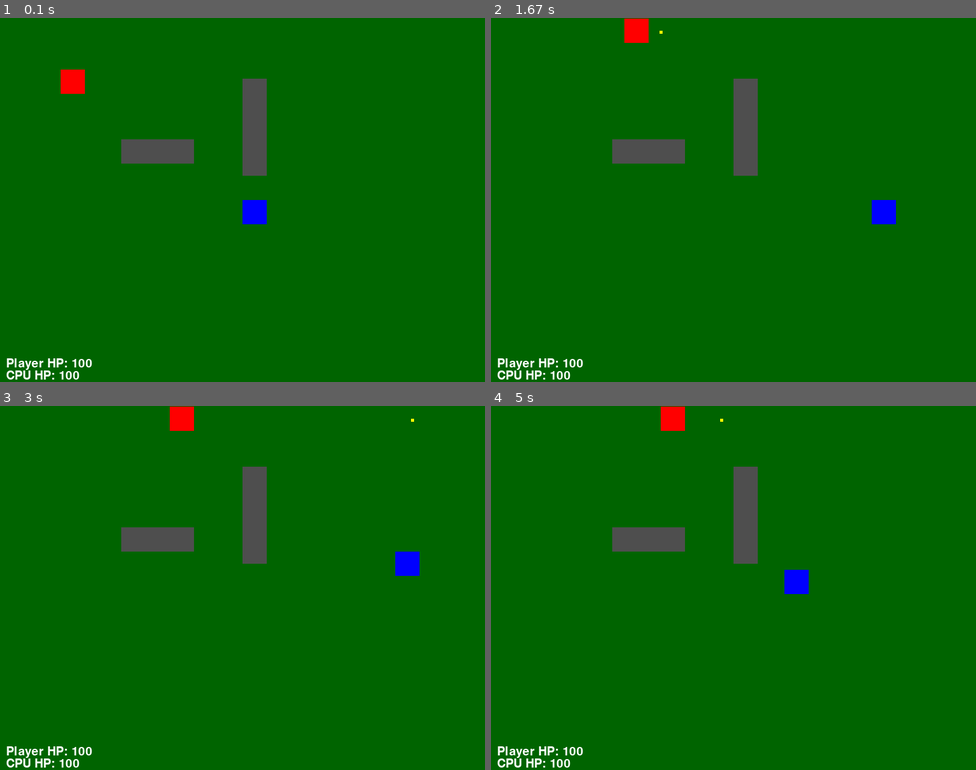
Above: before the commit, frames 1-4 (two rows, left to right).
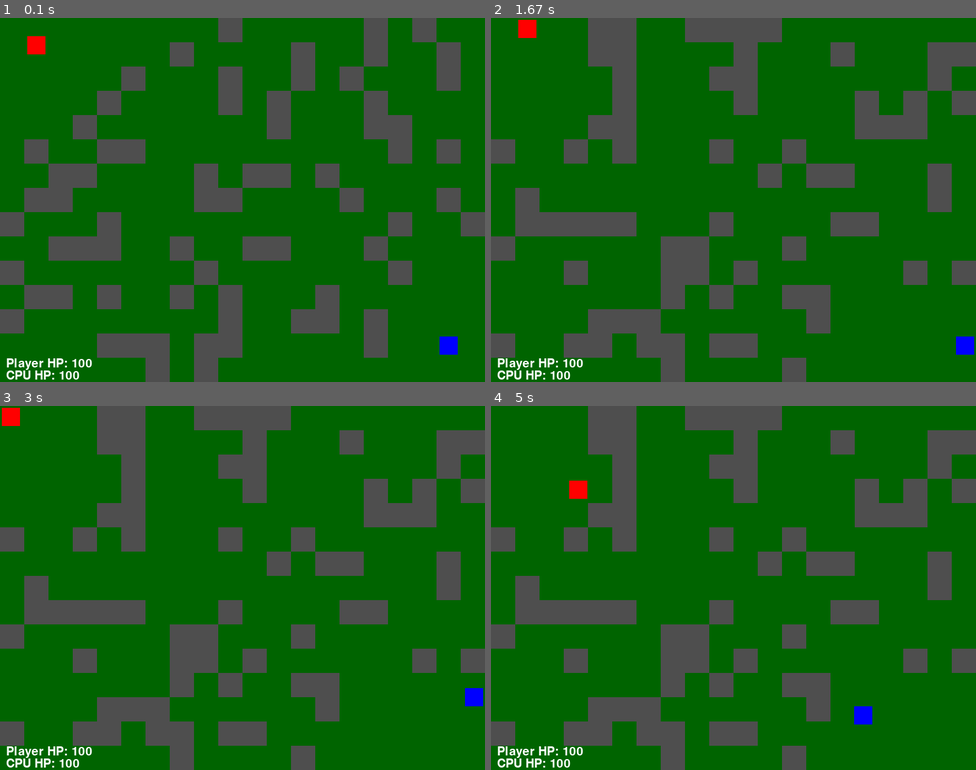
Above: after the commit, the same moments.

Repository: pavlem00/tank-wars-pygame
Game: pygame game, started from main.py
Same seed, same stepped clock (60 frames per second), same inputs: the game is played once before the commit and once after it.
Inputs:
- Up to frame 1 (0.1 s): no input
- Up to frame 2 (1.67 s): hold R 0.33-0.8 s; hold D 0.33-0.8 s; hold R 0.83-1.3 s; hold D 0.83-1.3 s; hold R from 1.33 s (still down); hold D from 1.33 s (still down)
- Up to frame 3 (3 s): release R at 1.8 s; release D at 1.8 s; tap Space at 1.83 s; hold W from 2.67 s (still down)
- Up to frame 4 (5 s): release W at 3.13 s; hold A 3.67-4.2 s; hold S 4.23-4.53 s; hold A 4.57-4.97 s

The runs differ from the first frame. In frame 1, 26% of the frame differs, in the area x 0-100%, y 0-100%; in frame 2, 25%; in frame 3, 26%; in frame 4, 26%.

Commit message:
Added restart system, grid, and random wall genrating

Diff:
--- a/main.py
+++ b/main.py
@@ -4,11 +4,126 @@
 from bullet import Bullet
 from enemy import Enemy
 from wall import Wall
+import random
+from collections import deque
 pygame.init()
 
-
+#Screen dimensions
 screen_width=800
 screen_height=600
+
+#map dimensions
+grid_size=40
+cols=screen_width//grid_size
+rows=screen_height//grid_size
+
+player_spawn=(18, 13)
+enemy_spawn=(1,1)
+tank_offset=(grid_size-30)//2
+
+
+#Checking spawn zone, so no walls generate in player/enemy spawning zone
+def check_spawn_zone(x, y):
+    px, py = player_spawn
+    ex, ey = enemy_spawn
+
+    if abs(x-px) <= 2 and abs(y-py) <= 2:
+        return True
+
+    if abs(x-ex) <= 2 and abs(y-ey) <= 2:
+        return True
+
+    return False
+
+
+#Helper function to check if path between enemy and player exists
+#Walls should not block path between enemy and player
+#Practically BFS algorithm
+def path_check(grid):
+    queue = deque()
+    queue.append(enemy_spawn)
+
+    visited=set()
+    visited.add(enemy_spawn)
+
+    directions=[(1,0),(-1,0),(0,1),(0,-1)]
+
+    while len(queue) > 0:
+        current=queue.popleft()
+
+        x=current[0]
+        y=current[1]
+
+        if x == player_spawn[0] and y == player_spawn[1]:
+            return True
+
+        for direction in directions:
+            dx = direction[0]
+            dy = direction[1]
+
+            nx = x + dx
+            ny = y + dy
+
+            if nx < 0 or nx >= cols:
+                continue
+
+            if ny < 0 or ny >= rows:
+                continue
+
+            if grid[ny][nx] == 1:
+                continue
+
+            if (nx, ny) in visited:
+                continue
+
+            visited.add((nx,ny))
+            queue.append((nx,ny))
+
+    return False
+
+#Helper function for grid generator
+#Generating grid for walls, but checking if path between player and enemy exists
+def generate_grid():
+    while True:
+
+        grid=[]
+
+        for y in range(rows):
+            row = []
+            for x in range(cols):
+                row.append(0)
+            grid.append(row)
+
+        for y in range(rows):
+            for x in range(cols):
+                if check_spawn_zone(x, y):
+                    continue
+
+
+                chance=random.random()
+
+                if chance < 0.25:
+                    grid[y][x] = 1
+
+        if path_check(grid):
+            return grid
+
+
+def grid_to_walls(grid):
+    walls = []
+
+    for y in range(rows):
+        for x in range(cols):
+
+            if grid[y][x] == 1:
+                wall_x=x*grid_size
+                wall_y=y*grid_size
+
+                wall = Wall(wall_x, wall_y, grid_size, grid_size)
+
+                walls.append(wall)
+
+    return walls
 
 
 
@@ -30,27 +145,23 @@
     )
     screen.blit(player_health_text, (10,screen_height-40))
 
-    enemy_health_text=pygame.font.SysFont('comiscsans', 30).render(
+    enemy_health_text=pygame.font.SysFont('comicsans', 30).render(
         "CPU HP: "+str(enemy.health), 1, (255,255,255)
     )
     screen.blit(enemy_health_text, (10, screen_height-20))
 
-
-    pygame.display.flip()
 
 #result text draw on screen
 def draw_result(screen, game_result):
     if game_result == "WIN":
         text=pygame.font.SysFont('comicsans', 60).render(
-            "YOU WIN!", 1, (0, 0, 255)
+            "YOU WIN! Press R", 1, (0, 0, 255)
         )
     else:
         text=pygame.font.SysFont('comicsans', 60).render(
-            "GAME OVER!", 1, (255, 0, 0)
+            "GAME OVER! Press R", 1, (255, 0, 0)
         )
     screen.blit(text, (screen_width//2-text.get_width()//2, screen_height//2-text.get_height()//2))
-    pygame.display.flip()
-    pygame.time.delay(3000)
 
 
 #Bullet moving update
@@ -74,15 +185,16 @@
 
 def main():
 
-
     screen=pygame.display.set_mode((screen_width, screen_height))
     pygame.display.set_caption("Tank Wars")
 
-    player=Player(400, 300)
-    enemy=Enemy(100, 100)
+    player=Player(player_spawn[0]*grid_size+tank_offset, player_spawn[1]*grid_size+tank_offset)
+    enemy=Enemy(enemy_spawn[0]*grid_size+tank_offset, enemy_spawn[1]*grid_size+tank_offset)
     player_bullets=[]
     enemy_bullets=[]
-    walls = [Wall(200, 200), Wall(240, 200), Wall(280, 200), Wall(400,100,40,160)]
+    #walls = [Wall(200, 200), Wall(240, 200), Wall(280, 200), Wall(400,100,40,160)]
+    grid=generate_grid()
+    walls=grid_to_walls(grid)
     clock=pygame.time.Clock()
 
 
@@ -95,12 +207,30 @@
             if event.type == pygame.QUIT:
                 run = False
             if event.type == pygame.KEYDOWN:
+                if event.key == pygame.K_r:
+                    grid = generate_grid()
+                    walls = grid_to_walls(grid)
+
+                    player = Player(player_spawn[0]*grid_size+tank_offset, player_spawn[1]*grid_size+tank_offset)
+                    enemy = Enemy(enemy_spawn[0]*grid_size+tank_offset, enemy_spawn[1]*grid_size+tank_offset)
+
+                    player_bullets.clear()
+                    enemy_bullets.clear()
+
+                    game_result = None
                 if event.key == pygame.K_SPACE:
                     current_time=pygame.time.get_ticks()
                     player.shoot(current_time, player_bullets)
 
 
         keys_pressed=pygame.key.get_pressed()
+
+        if game_result is not None:
+            draw(screen, player, player_bullets, enemy, enemy_bullets, walls)
+            draw_result(screen, game_result)
+            pygame.display.flip()
+            continue
+
 
         old_x=player.x
         old_y=player.y
@@ -148,9 +278,7 @@
 
 
         if enemy.health <= 0:
-            print("YOU WIN")
             game_result="WIN"
-            run = False
 
 
         current_time=pygame.time.get_ticks()
@@ -162,13 +290,13 @@
                 enemy_bullets.remove(bullet)
 
         if player.health <= 0:
-            print("GAME OVER")
             game_result="LOSS"
-            run = False
 
         draw(screen, player, player_bullets, enemy, enemy_bullets, walls)
         if game_result:
             draw_result(screen, game_result)
+
+        pygame.display.flip()
     pygame.quit()
 
 
--- a/tank.py
+++ b/tank.py
@@ -8,8 +8,8 @@
         self.direction=direction
 
         self.health=100
-        self.width=40
-        self.height=40
+        self.width=30
+        self.height=30
         self.speed=3
 
         self.last_shot_time=0
